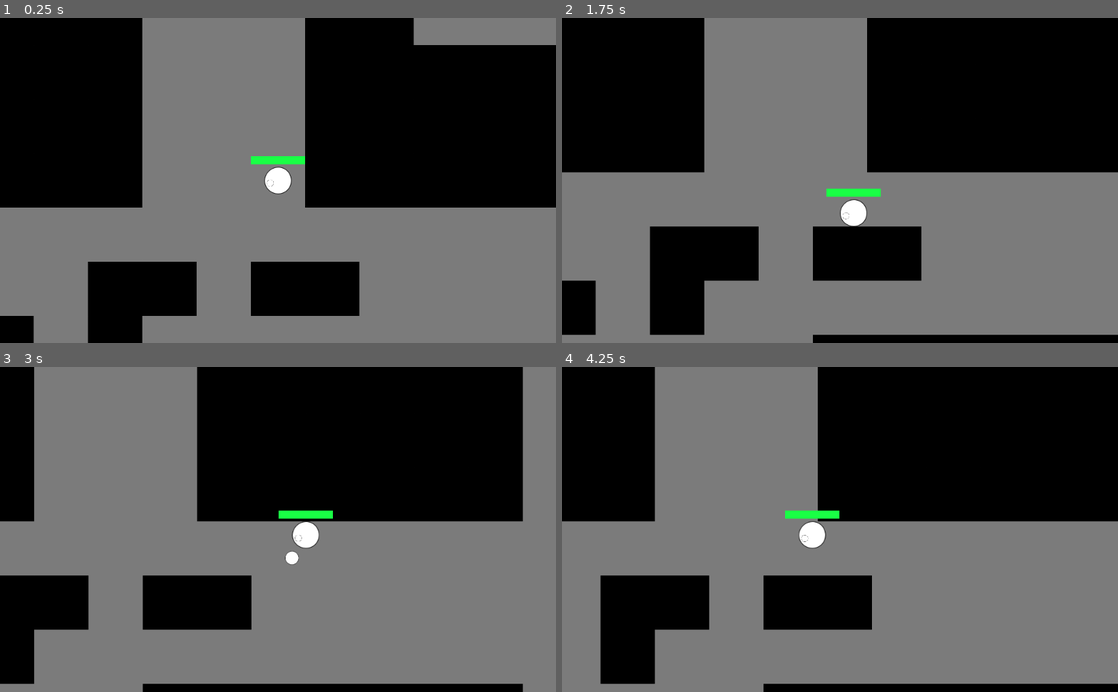
Above: before the commit, frames 1-4 (two rows, left to right).
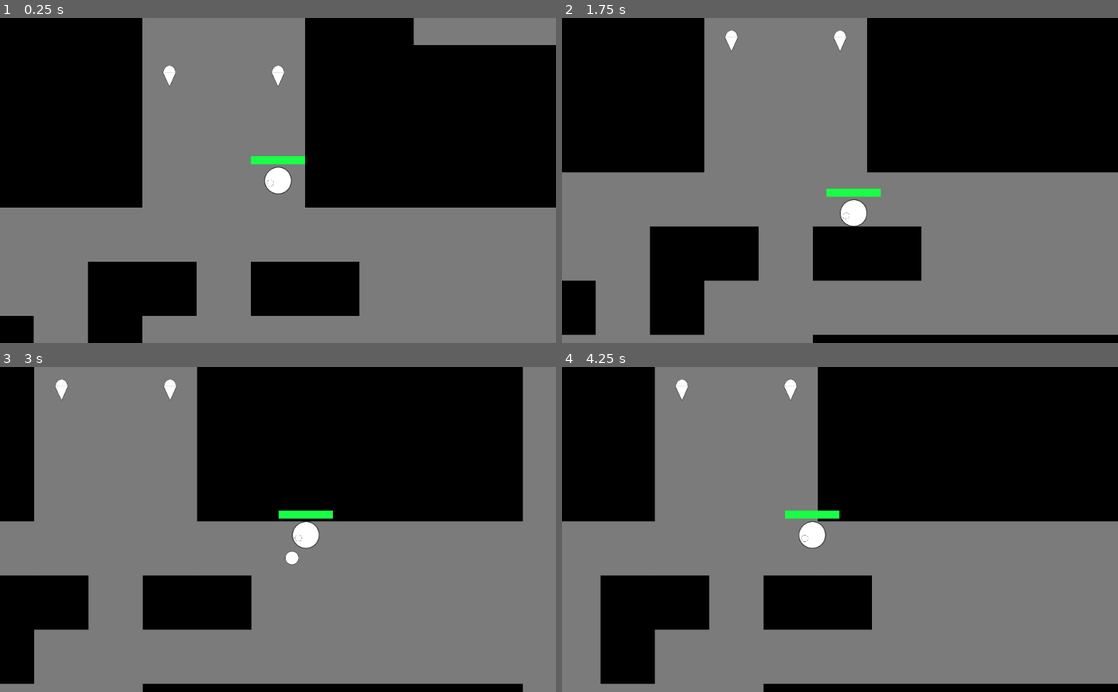
Above: after the commit, the same moments.

Repository: ComradeSparklePony/Slay-the-Triangles
Game: Godot game, scene res://maze.tscn
The game is run twice, just before and just after one commit, with the same random seed, the same clock (stepped at 60 frames per second) and the same inputs. The project has no main scene, so this scene is started directly.
Inputs (mouse positions are in pixels of both pictures, inside the frame that each line leads up to):
- Up to frame 1 (0.25 s): no input
- Up to frame 2 (1.75 s): tap Enter at 0.5 s; move the mouse to (962, 164) at 0.52 s; hold Right (ui_right) 0.53-1.28 s; click (962, 164) at 0.67 s; move the mouse to (728, 196) at 1.27 s; hold Down (ui_down) from 1.28 s (still down)
- Up to frame 3 (3 s): tap Space at 2 s; move the mouse to (333, 458) at 2.02 s; release Down (ui_down) at 2.03 s; hold Right (ui_right) 2.03-2.78 s; move the mouse to (250, 594) at 2.77 s; hold Up (ui_up) from 2.78 s (still down); click (250, 594) at 2.92 s
- Up to frame 4 (4.25 s): tap Enter at 3.5 s; move the mouse to (1006, 578) at 3.52 s; release Up (ui_up) at 3.53 s; hold Left (ui_left) from 3.53 s (still down)

The runs differ from the first frame. In frame 1, 0.2% of the frame differs, in the area x 29-52%, y 14-22%; in frame 2, 0.2%; in frame 3, 0.2%; in frame 4, 0.2%.

Commit message:
implement food

Diff:
--- a/enemy_spawner.gd
+++ b/enemy_spawner.gd
@@ -80,10 +80,8 @@
 		$TextureProgress.value = hp
 		if hp == 0:
 			# all this code does is slows down time and spawns coins dramatically.
-			slow_mo = true
 			var coin_amt = SPEED * 100
-			Engine.time_scale = 0.1
-			var size_scale_decrease = 1/coin_amt
+			#Engine.time_scale = 0.3
 			for i in range(int(coin_amt)):
 				$Timer.wait_time = 0.00000000001
 				var new_coin = coin.instance()
@@ -91,7 +89,7 @@
 				get_parent().add_child(new_coin)
 				$Timer.start()
 				yield($Timer,"timeout")
-			Engine.time_scale = 1
+			#xEngine.time_scale = 1
 			queue_free()
 
 		if first_hit:
--- a/enemy_spawner.tscn
+++ b/enemy_spawner.tscn
@@ -101,15 +101,6 @@
 shape = SubResource( 2 )
 _sections_unfolded = [ "Transform" ]
 
-[node name="Tween" type="Tween" parent="." index="5"]
-
-repeat = false
-playback_process_mode = 1
-playback_speed = 1.0
-playback/active = false
-playback/repeat = false
-playback/speed = 1.0
-
 [connection signal="timeout" from="Timer" to="." method="_on_Timer_timeout"]
 
 [connection signal="area_entered" from="Area2D" to="." method="_on_Area2D_area_entered"]
--- /dev/null
+++ b/food.gd
@@ -0,0 +1,12 @@
+extends Area2D
+
+export (int) var hp_restore
+export (int) var ROT_SPEED
+
+var direction = 1
+
+func _on_food_body_entered(body):
+	if body.is_in_group("player"):
+		body.hp += hp_restore
+		body.hp = min(body.max_hp, body.hp)
+		queue_free()
--- a/food.tscn
+++ b/food.tscn
@@ -1,7 +1,8 @@
-[gd_scene load_steps=4 format=2]
+[gd_scene load_steps=5 format=2]
 
-[ext_resource path="res://assets/white_circle_50px.png" type="Texture" id=1]
-[ext_resource path="res://assets/white_tri_50px.png" type="Texture" id=2]
+[ext_resource path="res://food.gd" type="Script" id=1]
+[ext_resource path="res://assets/white_circle_50px.png" type="Texture" id=2]
+[ext_resource path="res://assets/white_tri_50px.png" type="Texture" id=3]
 
 [sub_resource type="CapsuleShape2D" id=1]
 
@@ -9,7 +10,7 @@
 radius = 24.8932
 height = 27.4589
 
-[node name="Area2D" type="Area2D"]
+[node name="food" type="Area2D"]
 
 input_pickable = true
 gravity_vec = Vector2( 0, 1 )
@@ -18,25 +19,34 @@
 angular_damp = 1.0
 audio_bus_override = false
 audio_bus_name = "Master"
+script = ExtResource( 1 )
+hp_restore = 10
+ROT_SPEED = 10
 
-[node name="visual" type="Node" parent="." index="0"]
+[node name="CollisionShape2D" type="CollisionShape2D" parent="." index="0"]
+
+position = Vector2( 0, 6 )
+scale = Vector2( 0.5, 0.5 )
+z_index = 1
+shape = SubResource( 1 )
+_sections_unfolded = [ "Transform", "Z Index" ]
+
+[node name="visual" type="Node2D" parent="." index="1"]
+
+scale = Vector2( 0.5, 0.5 )
+_sections_unfolded = [ "Transform" ]
 
 [node name="cir" type="Sprite" parent="visual" index="0"]
 
 scale = Vector2( 0.9, 1 )
-texture = ExtResource( 1 )
+texture = ExtResource( 2 )
 _sections_unfolded = [ "Transform" ]
 
 [node name="tri" type="Sprite" parent="visual" index="1"]
 
 position = Vector2( 0, 27 )
 scale = Vector2( 1, -1.1 )
-texture = ExtResource( 2 )
+texture = ExtResource( 3 )
 _sections_unfolded = [ "Transform" ]
 
-[node name="CollisionShape2D" type="CollisionShape2D" parent="." index="1"]
-
-position = Vector2( 0, 15 )
-z_index = 1
-shape = SubResource( 1 )
-_sections_unfolded = [ "Transform", "Z Index" ]
+[connection signal="body_entered" from="." to="." method="_on_food_body_entered"]
--- a/maze.gd
+++ b/maze.gd
@@ -5,6 +5,8 @@
 export (int) var MAZESIZE
 export (int) var TUNLEN
 export (int) var TUNNELS
+export (int) var FOOD_NUM
+export (PackedScene) var food
 export (PackedScene) var enemy
 
 # wall array contaisn where the walls are
@@ -61,17 +63,28 @@
 	# PLACE WALLS
 
 	maze_point = Vector2(0,0)
-	var new_wall
+
 
 	for y in wall_array:
 		for x in y:
 			if x == 0:
-				new_wall = wall.instance()
+				var new_wall = wall.instance()
 				new_wall.position = maze_point
 				add_child(new_wall)
 			maze_point.x += 100
+
 		maze_point.y += 100
 		maze_point.x = 0
+
+	var foods_created = 0
+	while foods_created < FOOD_NUM:
+		var x = randi() % MAZESIZE
+		var y = randi() % MAZESIZE
+		if wall_array[y][x] ==1:
+			var new_food = food.instance()
+			new_food.position = Vector2(x, y) * 100
+			add_child(new_food)
+			foods_created += 1
 
 	#spawn player at an open area
 	var player_spawned = false
--- a/maze.tscn
+++ b/maze.tscn
@@ -1,10 +1,11 @@
-[gd_scene load_steps=6 format=2]
+[gd_scene load_steps=7 format=2]
 
 [ext_resource path="res://maze.gd" type="Script" id=1]
 [ext_resource path="res://world-wall.tscn" type="PackedScene" id=2]
-[ext_resource path="res://enemy.tscn" type="PackedScene" id=3]
-[ext_resource path="res://enemy_spawner.tscn" type="PackedScene" id=4]
-[ext_resource path="res://player.tscn" type="PackedScene" id=5]
+[ext_resource path="res://food.tscn" type="PackedScene" id=3]
+[ext_resource path="res://enemy.tscn" type="PackedScene" id=4]
+[ext_resource path="res://enemy_spawner.tscn" type="PackedScene" id=5]
+[ext_resource path="res://player.tscn" type="PackedScene" id=6]
 
 [node name="maze" type="Node2D" index="0"]
 
@@ -14,11 +15,13 @@
 MAZESIZE = 100
 TUNLEN = 10
 TUNNELS = 1000
-enemy = ExtResource( 3 )
+FOOD_NUM = 70
+food = ExtResource( 3 )
+enemy = ExtResource( 4 )
 
-[node name="enemy-spawner" parent="." index="0" instance=ExtResource( 4 )]
+[node name="enemy-spawner" parent="." index="0" instance=ExtResource( 5 )]
 
-[node name="player" parent="." index="1" instance=ExtResource( 5 )]
+[node name="player" parent="." index="1" instance=ExtResource( 6 )]
 
 [node name="Timer" type="Timer" parent="." index="2"]
 
--- a/player.gd
+++ b/player.gd
@@ -31,6 +31,9 @@
 	coins = 0
 
 func _process(delta):
+
+	#update textureprogress
+	$TextureProgress.value = hp
 
 	# create projectile
 	if Input.is_mouse_button_pressed(BUTTON_LEFT) and $Timer.time_left == 0:
@@ -70,6 +73,5 @@
 		# gets the enemy's attack
 		var enemy_ATTACK = area.get_parent().ATTACK
 		hp -= enemy_ATTACK
-		$TextureProgress.value = hp
 		if hp == 0:
 			queue_free()
--- a/town.tscn
+++ b/town.tscn
@@ -2,7 +2,7 @@
 
 [ext_resource path="res://player.tscn" type="PackedScene" id=1]
 [ext_resource path="res://world-wall.tscn" type="PackedScene" id=2]
-[ext_resource path="res://enemy_spawner.tscn" type="PackedScene" id=3]
+[ext_resource path="res://enemy.tscn" type="PackedScene" id=3]
 
 [node name="town" type="Node2D"]
 
@@ -16,7 +16,6 @@
 [node name="walls" type="Node2D" parent="." index="1"]
 
 editor/display_folded = true
-z_index = 1
 _sections_unfolded = [ "Z Index" ]
 
 [node name="world-wall0" parent="walls" index="0" instance=ExtResource( 2 )]
@@ -131,7 +130,6 @@
 
 position = Vector2( 50, 150 )
 
-[node name="enemy-spawner" parent="." index="2" instance=ExtResource( 3 )]
+[node name="enemy" parent="." index="2" instance=ExtResource( 3 )]
 
-position = Vector2( 754.421, 421.3 )
-max_hp = 30
+position = Vector2( 504.58, 360.065 )
